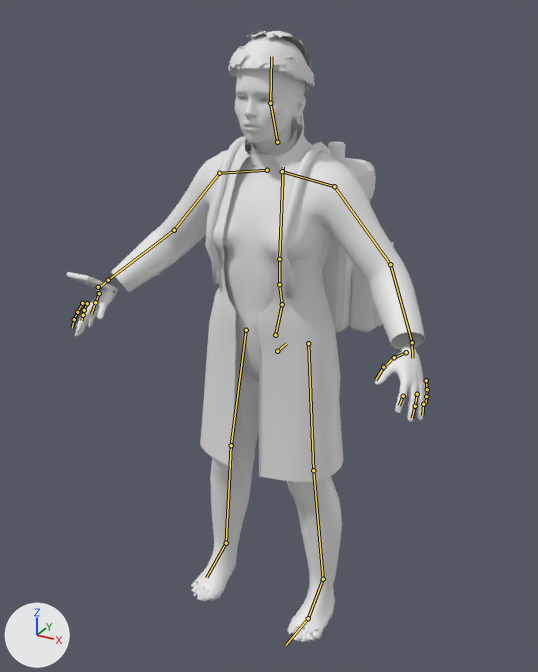
The glTF model assets/models/lab_ref/ref_elena_mpfb.glb: old version first, new version second.
Both versions are drawn from a 50 mm lens placed at (0.927, -1.738, 1.774), pointed at (-0.007, -0.039, 0.925). The lights are fixed; the arrows at lower left show +X, +Y and +Z. The older version comes first. The bones that change, and the others that lie on the model, are drawn over the model as lines.

In view in the first picture: 'Aster', 'Backpack', 'Elena_Base', 'Elena_Boots', 'Elena_Coat', 'Elena_Hair', 'Elena_HairCards', 'Elena_Knit', 'Elena_Strap_L', 'Elena_Strap_R', 'Elena_Trousers'.
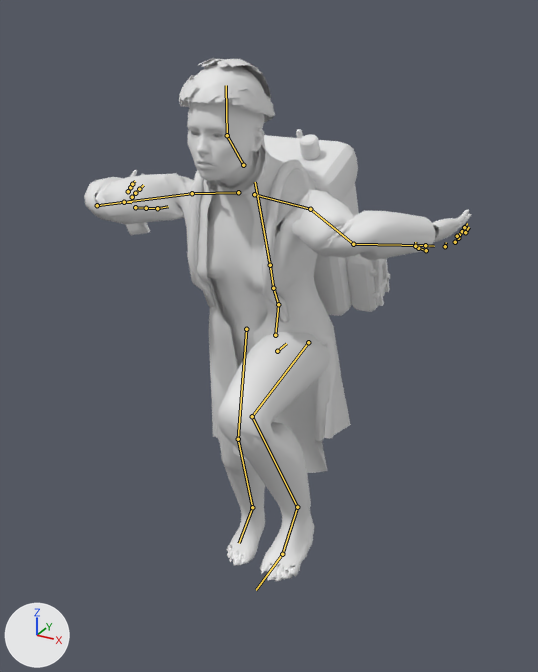
The newer file adds an action. The first version stands in its rest pose; the second is drawn at frame 22 of the action 'climb'.

Where the change shows, as pixel boxes (x1, y1, x2, y2) in the pictures (538 x 672 px):
'Elena_Coat', posed (12% wider, 9% shorter): before (111, 123, 425, 482); after (84, 145, 435, 473)
'Elena_Boots', posed: before (191, 477, 342, 642); after (219, 422, 315, 581)
'Elena_Trousers', posed: before (210, 323, 340, 522); after (211, 332, 331, 478)
'Elena_Base', posed: before (75, 68, 426, 422); after (130, 101, 472, 242)
'Elena_Knit', posed (8% wider, 8% shorter): before (223, 119, 298, 331); after (207, 150, 288, 345)
'Backpack', posed: before (322, 142, 394, 333); after (228, 129, 390, 316)
'Elena_HairCards', posed (10% wider): before (228, 30, 315, 134); after (179, 58, 275, 160)
'Elena_Strap_R', posed: before (205, 136, 252, 284); after (187, 170, 215, 308)
'Elena_Hair', posed (10% wider): before (234, 36, 310, 88); after (184, 64, 268, 118)
'Aster', posed: before (67, 272, 118, 292); after (125, 222, 150, 235)
'emit_aster', posed (not visible before): after (126, 223, 144, 231)
bone 'pelvis', root to tip: before (275, 335) to (282, 304); after (275, 335) to (278, 304)
bone 'spine_03', root to tip: before (279, 259) to (283, 167); after (270, 265) to (255, 182)
bone 'upperarm_l', root to tip: before (334, 186) to (390, 264); after (310, 209) to (353, 244)
bone 'lowerarm_l', root to tip: before (390, 264) to (412, 342); after (353, 244) to (425, 245)
bone 'upperarm_r', root to tip: before (219, 173) to (174, 230); after (192, 193) to (97, 205)
bone 'lowerarm_r', root to tip: before (174, 230) to (108, 280); after (97, 205) to (124, 202)
bone 'head', root to tip: before (270, 103) to (271, 56); after (227, 135) to (226, 85)
bone 'thigh_l', root to tip: before (308, 343) to (313, 470); after (308, 342) to (252, 416)
bone 'calf_l', root to tip: before (313, 470) to (323, 579); after (252, 416) to (297, 507)
bone 'foot_l', root to tip: before (323, 579) to (308, 618); after (297, 507) to (282, 554)
bone 'thigh_r', root to tip: before (246, 330) to (231, 445); after (246, 329) to (238, 439)
bone 'calf_r', root to tip: before (231, 445) to (226, 543); after (238, 439) to (252, 507)

The edits, one by one:
Bone 'pelvis' (bone_pelvis) turns from (0, 0, 0) to (14, 0, 0) degrees about its own x, y and z.
Bone 'spine_03' (bone_spine_03) turns from (0, 0, 0) to (8, 0, 0) degrees about its own x, y and z.
Bone 'upperarm_l' (bone_upperarm_l) turns from (0, 0, 0) to (126, -34, -82) degrees about its own x, y and z.
Bone 'lowerarm_l' (bone_lowerarm_l) turns from (0, 0, 0) to (136, -68, -39) degrees about its own x, y and z.
Bone 'upperarm_r' (bone_upperarm_r) turns from (0, 0, 0) to (126, 34, 82) degrees about its own x, y and z.
Bone 'lowerarm_r' (bone_lowerarm_r) turns from (0, 0, 0) to (136, 68, 39) degrees about its own x, y and z.
Bone 'head' (bone_head) turns from (0, 0, 0) to (-20, 0, 0) degrees about its own x, y and z.
Bone 'thigh_l' (bone_thigh_l) turns from (0, 0, 0) to (-82, 19, 35) degrees about its own x, y and z.
Bone 'calf_l' (bone_calf_l) turns from (0, 0, 0) to (105, 5, 7) degrees about its own x, y and z.
Bone 'foot_l' (bone_foot_l) turns from (0, 0, 0) to (-10, 0, -1) degrees about its own x, y and z.
Bone 'thigh_r' (bone_thigh_r) turns from (0, 0, 0) to (-7, 1, -4) degrees about its own x, y and z.
Bone 'calf_r' (bone_calf_r) turns from (0, 0, 0) to (14, -1, 0) degrees about its own x, y and z.
